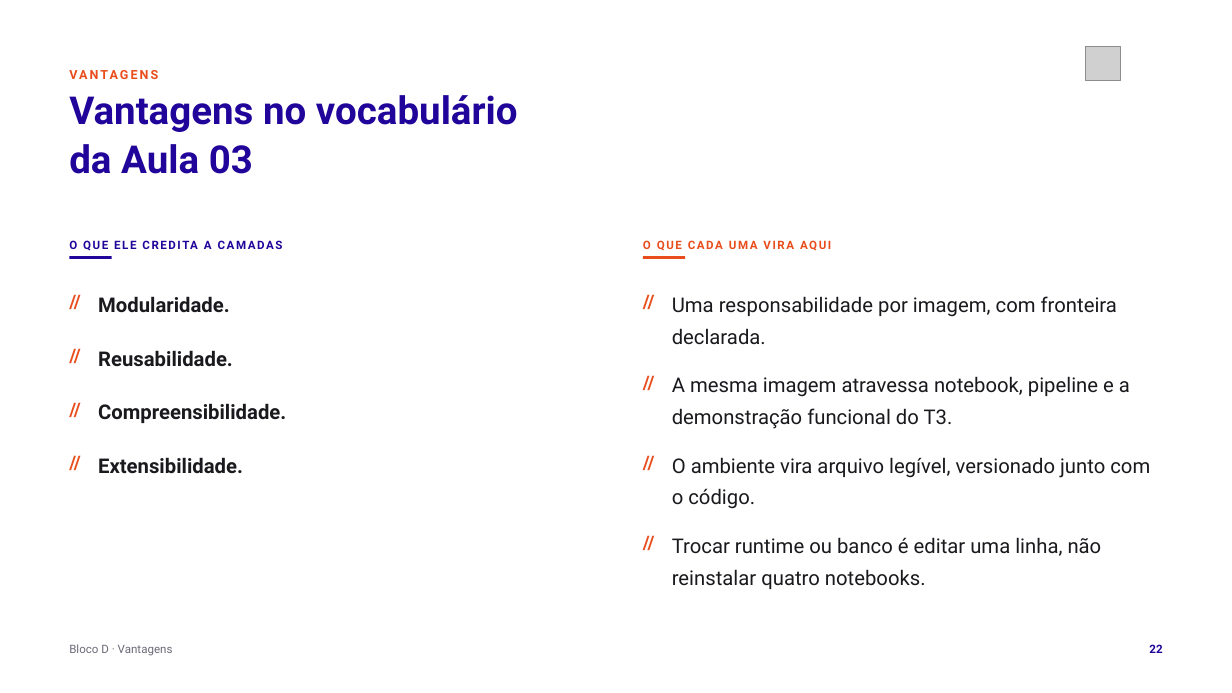
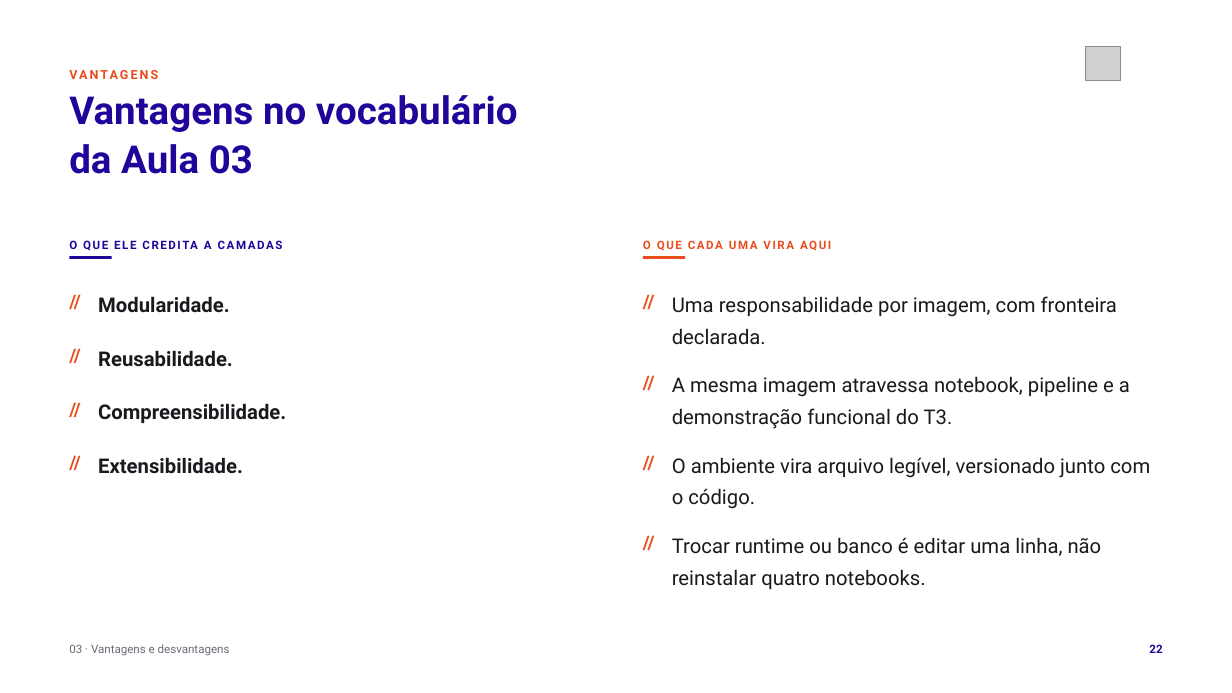
Before and after one commit to tcpassos/invite-app, a slide deck: slide 22 of trabalhos/T1-Docker-Invite-People.pptx. Drawn at 1232x693 pixels with LibreOffice and Linux fonts; fonts in the diff are those of the drawing; grey boxes stand for pictures. Boxes give left, top, right and bottom in pixels: in the first picture for what was removed or moved away, otherwise in the second. Text is boxed around its words. In the diff, an @@ line names an element or a change of style, - is before the commit and + after.

```diff
--- a/trabalhos/T1-Docker-Invite-People.pptx
+++ b/trabalhos/T1-Docker-Invite-People.pptx
@@ text at <box>69,644,230,656</box>: text changed @@
-Bloco D · Vantagens
+03 · Vantagens e desvantagens
```
Also in this commit, not shown: 29 other slides changed, 33 other files.
